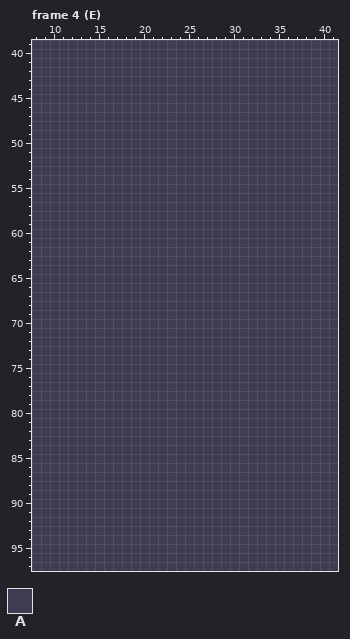
Edited in one commit: pixel-art file (character_walking.aseprite). Above is the file before it was changed.
128x128 pixels, 16 frames. Colours within 5 levels of each other are drawn and written as one. Shown: frame 4 (E): x 8..41, y 39..97. The commit also changed other frames or places, which this record leaves out.
Visible layers, top first: "Head", "Front arm", "Front leg", "Body", "Back leg", "Ground", "Character" opacity 52%, "Background".
Palette (. is transparent): A #3e3b52
Pixels before, frame 4 (E), first column x 8:
39 AAAAAAAAAAAAAAAAAAAAAAAAAAAAAAAAAA
40 AAAAAAAAAAAAAAAAAAAAAAAAAAAAAAAAAA
41 AAAAAAAAAAAAAAAAAAAAAAAAAAAAAAAAAA
42 AAAAAAAAAAAAAAAAAAAAAAAAAAAAAAAAAA
43 AAAAAAAAAAAAAAAAAAAAAAAAAAAAAAAAAA
44 AAAAAAAAAAAAAAAAAAAAAAAAAAAAAAAAAA
45 AAAAAAAAAAAAAAAAAAAAAAAAAAAAAAAAAA
46 AAAAAAAAAAAAAAAAAAAAAAAAAAAAAAAAAA
47 AAAAAAAAAAAAAAAAAAAAAAAAAAAAAAAAAA
48 AAAAAAAAAAAAAAAAAAAAAAAAAAAAAAAAAA
49 AAAAAAAAAAAAAAAAAAAAAAAAAAAAAAAAAA
50 AAAAAAAAAAAAAAAAAAAAAAAAAAAAAAAAAA
51 AAAAAAAAAAAAAAAAAAAAAAAAAAAAAAAAAA
52 AAAAAAAAAAAAAAAAAAAAAAAAAAAAAAAAAA
53 AAAAAAAAAAAAAAAAAAAAAAAAAAAAAAAAAA
54 AAAAAAAAAAAAAAAAAAAAAAAAAAAAAAAAAA
55 AAAAAAAAAAAAAAAAAAAAAAAAAAAAAAAAAA
56 AAAAAAAAAAAAAAAAAAAAAAAAAAAAAAAAAA
57 AAAAAAAAAAAAAAAAAAAAAAAAAAAAAAAAAA
58 AAAAAAAAAAAAAAAAAAAAAAAAAAAAAAAAAA
59 AAAAAAAAAAAAAAAAAAAAAAAAAAAAAAAAAA
60 AAAAAAAAAAAAAAAAAAAAAAAAAAAAAAAAAA
61 AAAAAAAAAAAAAAAAAAAAAAAAAAAAAAAAAA
62 AAAAAAAAAAAAAAAAAAAAAAAAAAAAAAAAAA
63 AAAAAAAAAAAAAAAAAAAAAAAAAAAAAAAAAA
64 AAAAAAAAAAAAAAAAAAAAAAAAAAAAAAAAAA
65 AAAAAAAAAAAAAAAAAAAAAAAAAAAAAAAAAA
66 AAAAAAAAAAAAAAAAAAAAAAAAAAAAAAAAAA
67 AAAAAAAAAAAAAAAAAAAAAAAAAAAAAAAAAA
68 AAAAAAAAAAAAAAAAAAAAAAAAAAAAAAAAAA
69 AAAAAAAAAAAAAAAAAAAAAAAAAAAAAAAAAA
70 AAAAAAAAAAAAAAAAAAAAAAAAAAAAAAAAAA
71 AAAAAAAAAAAAAAAAAAAAAAAAAAAAAAAAAA
72 AAAAAAAAAAAAAAAAAAAAAAAAAAAAAAAAAA
73 AAAAAAAAAAAAAAAAAAAAAAAAAAAAAAAAAA
74 AAAAAAAAAAAAAAAAAAAAAAAAAAAAAAAAAA
75 AAAAAAAAAAAAAAAAAAAAAAAAAAAAAAAAAA
76 AAAAAAAAAAAAAAAAAAAAAAAAAAAAAAAAAA
77 AAAAAAAAAAAAAAAAAAAAAAAAAAAAAAAAAA
78 AAAAAAAAAAAAAAAAAAAAAAAAAAAAAAAAAA
79 AAAAAAAAAAAAAAAAAAAAAAAAAAAAAAAAAA
80 AAAAAAAAAAAAAAAAAAAAAAAAAAAAAAAAAA
81 AAAAAAAAAAAAAAAAAAAAAAAAAAAAAAAAAA
82 AAAAAAAAAAAAAAAAAAAAAAAAAAAAAAAAAA
83 AAAAAAAAAAAAAAAAAAAAAAAAAAAAAAAAAA
84 AAAAAAAAAAAAAAAAAAAAAAAAAAAAAAAAAA
85 AAAAAAAAAAAAAAAAAAAAAAAAAAAAAAAAAA
86 AAAAAAAAAAAAAAAAAAAAAAAAAAAAAAAAAA
87 AAAAAAAAAAAAAAAAAAAAAAAAAAAAAAAAAA
88 AAAAAAAAAAAAAAAAAAAAAAAAAAAAAAAAAA
89 AAAAAAAAAAAAAAAAAAAAAAAAAAAAAAAAAA
90 AAAAAAAAAAAAAAAAAAAAAAAAAAAAAAAAAA
91 AAAAAAAAAAAAAAAAAAAAAAAAAAAAAAAAAA
92 AAAAAAAAAAAAAAAAAAAAAAAAAAAAAAAAAA
93 AAAAAAAAAAAAAAAAAAAAAAAAAAAAAAAAAA
94 AAAAAAAAAAAAAAAAAAAAAAAAAAAAAAAAAA
95 AAAAAAAAAAAAAAAAAAAAAAAAAAAAAAAAAA
96 AAAAAAAAAAAAAAAAAAAAAAAAAAAAAAAAAA
97 AAAAAAAAAAAAAAAAAAAAAAAAAAAAAAAAAA
After:
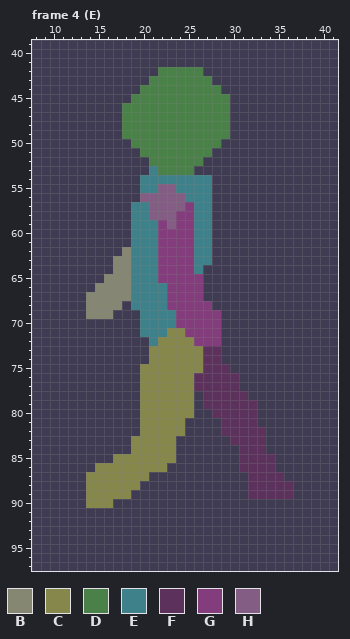
Colours new in this view: B #868772  C #86874b  D #498149  E #3e818b  F #5c325d  G #833c7c  H #835d84
Change:
layer "Layer 1" added
layer "Animation" opacity 44% added
layer "Background" removed
Frame 4 (E), layer "Animation":
Colour A gives way to colour B in row 62 at x 18; in rows 63 to 64 at x 17 to 18; in row 65 at x 16 to 18; in row 66 at x 15 to 18; in row 67 at x 14 to 18; in row 68 at x 14 to 17.
Colour A gives way to colour B in row 69 at x 14 to 16.
Colour A gives way to colour C in row 71 at x 23 to 24; in row 72 at x 22 to 25; in rows 73 to 74 at x 21 to 26; in row 75 at x 20 to 26; in rows 76 to 80 at x 20 to 25; in rows 81 to 82 at x 20 to 24.
Colour A gives way to colour C in rows 83 to 84 at x 19 to 23; in row 85 at x 17 to 23; in row 86 at x 15 to 22; in row 87 at x 14 to 20; in row 88 at x 14 to 19; in row 89 at x 14 to 18.
Colour A gives way to colour C in row 90 at x 14 to 16.
Colour A gives way to colour D in row 42 at x 22 to 26; in row 43 at x 21 to 27; in row 44 at x 20 to 28; in row 45 at x 19 to 29; in rows 46 to 49 at x 18 to 29; in row 50 at x 19 to 28.
Colour A gives way to colour D in row 51 at x 20 to 27; in row 52 at x 21 to 26; in row 53 at x 22 to 25.
Colour A gives way to colour E in row 53 at x 21; in row 54 at x 20 to 27; in row 55 at x 20 to 21 and 24 to 27; in row 56 at x 25 to 27; in rows 57 to 58 at x 19 to 20 and 26 to 27; in rows 59 to 63 at x 19 to 21 and 26 to 27.
Colour A gives way to colour E in row 64 at x 19 to 21 and 26; in row 65 at x 19 to 21; in rows 66 to 68 at x 19 to 22; in rows 69 to 70 at x 20 to 23; in row 71 at x 20 to 22; in row 72 at x 21.
Colour A gives way to colour F in rows 73 to 74 at x 27 to 28; in row 75 at x 27 to 29; in rows 76 to 77 at x 26 to 30; in row 78 at x 27 to 31; in row 79 at x 27 to 32; in row 80 at x 28 to 32.
Colour A gives way to colour F in row 81 at x 29 to 32; in row 82 at x 29 to 33; in row 83 at x 30 to 33; in row 84 at x 31 to 33; in rows 85 to 86 at x 31 to 34; in row 87 at x 32 to 35.
Colour A gives way to colour F in rows 88 to 89 at x 32 to 36.
Colour A gives way to colour G in row 57 at x 25; in row 58 at x 24 to 25; in row 59 at x 22 and 24 to 25; in rows 60 to 64 at x 22 to 25; in row 65 at x 22 to 26; in rows 66 to 67 at x 23 to 26.
Colour A gives way to colour G in row 68 at x 23 to 27; in rows 69 to 70 at x 24 to 28; in row 71 at x 25 to 28; in row 72 at x 26 to 28.
Colour A gives way to colour H in row 55 at x 22 to 23; in row 56 at x 20 to 24; in row 57 at x 21 to 24; in row 58 at x 21 to 23; in row 59 at x 23.
Where, in picture pixels (left, top, right, bottom), the same in both pictures:
changed: (86, 67, 293, 508)
